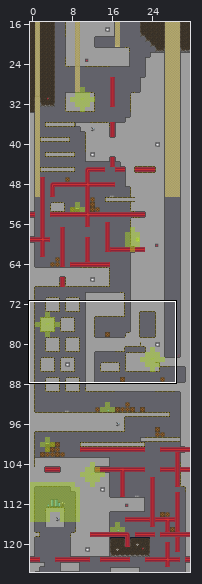
One commit to this Tiled map: assets/data/map.tmx. The first picture is a wide view before the edit; the outline marks the close-up.
Close-up. Earlier state:
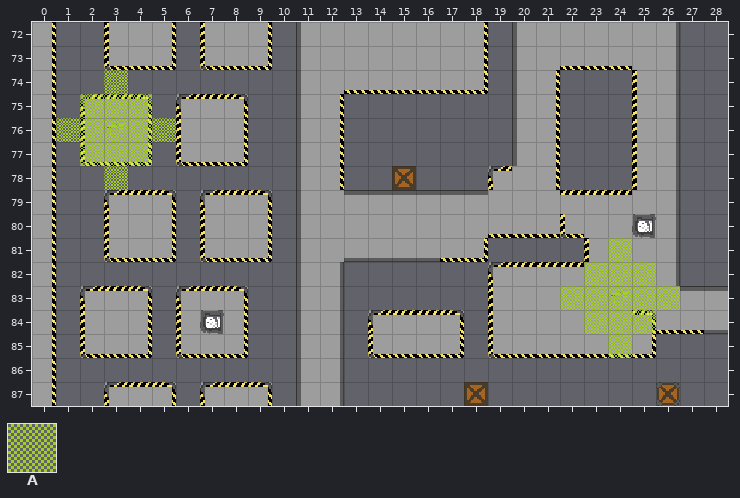
Cells are 16x16 px. Shown: x 0..28, y 72..87. The commit also changed other parts of the map, which this record leaves out.
Key: from "decals": A 2.
_ is an empty cell.
Layers that did not change in this view are not listed.
Layer "light" before, first column x 0:
72 _____________________________
73 _____________________________
74 ___A_________________________
75 __AAA________________________
76 _AAAAA_______________________
77 __AAA________________________
78 ___A_________________________
79 _____________________________
80 _____________________________
81 ________________________A____
82 _______________________AAA___
83 ______________________AAAAA__
84 _______________________AAA___
85 ________________________A____
86 _____________________________
87 _____________________________
The result:
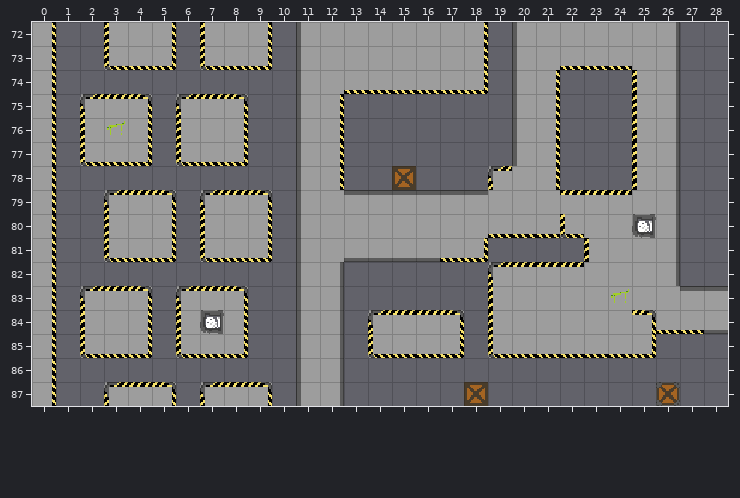
Log entry: removed light from tiny leaks of radioactive stuff
Diff:
Layer "light":
The edit erases tile A in row 74 at x 3; in row 75 at x 2 to 4; in row 76 at x 1 to 5; in row 77 at x 2 to 4; in row 78 at x 3; in row 81 at x 24.
The edit erases tile A in row 82 at x 23 to 25; in row 83 at x 22 to 26; in row 84 at x 23 to 25; in row 85 at x 24.
Where, in picture pixels (left, top, right, bottom), the same in both close-ups:
removed: (56, 70, 176, 190)
removed: (560, 238, 680, 358)
